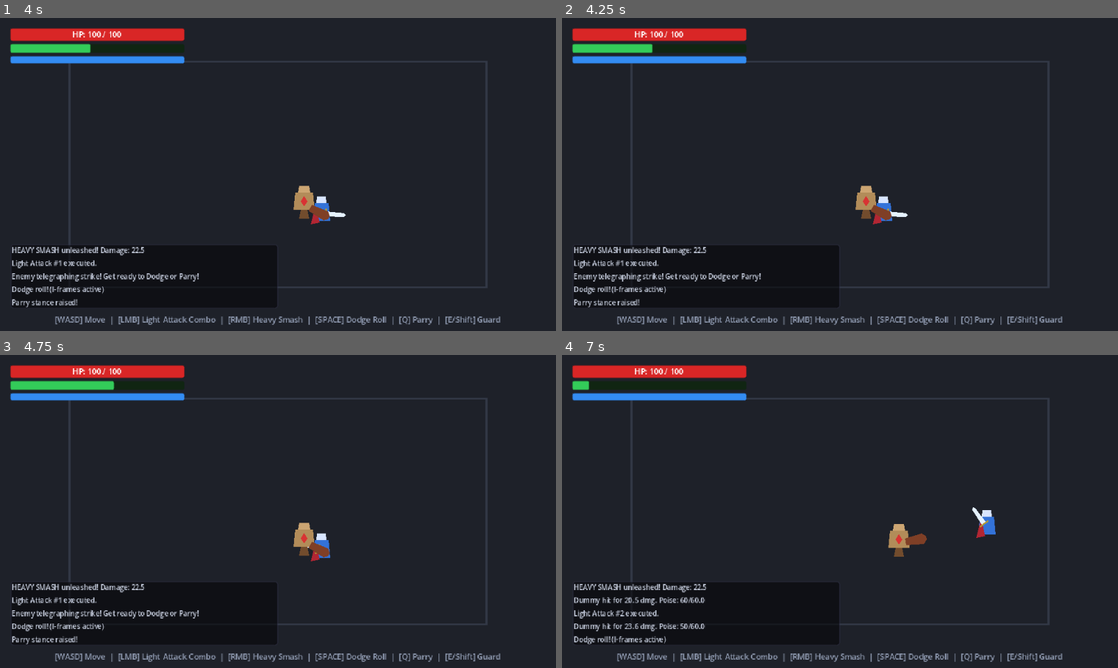
Above: before the commit, frames 1-4 (two rows, left to right).
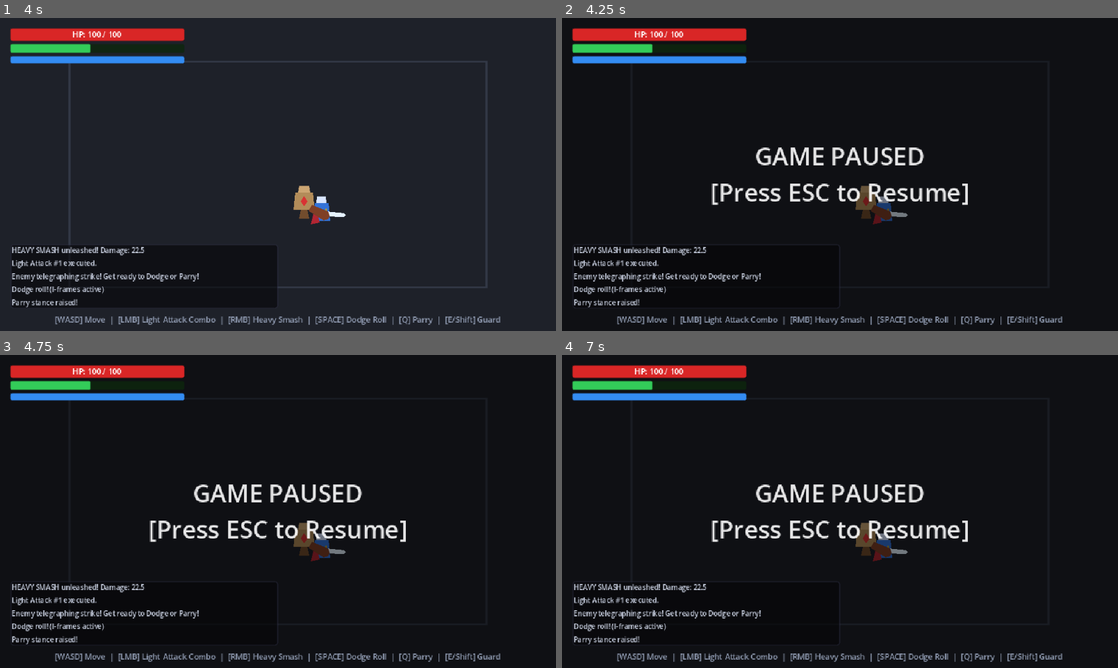
Above: after the commit, the same moments.

Repository: KevinAnandaP/arpigih
Game: Godot game, scene res://src/scenes/test_combat.tscn
Two runs of this game, one before a commit and one after it. Both use one fixed random seed, a clock stepped at 60 frames per second and the inputs below.
Inputs (mouse positions are in pixels of both pictures, inside the frame that each line leads up to):
- Up to frame 1 (4 s): move the mouse to (400, 158) at 0.52 s; hold Right (move_right) 0.53-1.28 s; right-click (400, 158) at 0.6 s; move the mouse to (166, 190) at 1.27 s; hold Down (move_down) 1.28-2.03 s; click (166, 190) at 1.35 s; move the mouse to (333, 105) at 2.02 s; hold Right (move_right) 2.03-2.78 s; tap Space (dodge) at 2.1 s; move the mouse to (250, 237) at 2.77 s; hold Up (move_up) 2.78-3.53 s; tap E (guard) at 2.85 s; move the mouse to (444, 221) at 3.52 s; hold Left (move_left) from 3.53 s (still down); tap Q (parry) at 3.6 s
- Up to frame 2 (4.25 s): keep holding Left (move_left); tap Escape (pause) at 4.15 s
- Up to frame 3 (4.75 s): keep holding Left (move_left); move the mouse to (111, 464) at 4.27 s; tap Shift at 4.35 s
- Up to frame 4 (7 s): move the mouse to (867, 511) at 5.02 s; release Left (move_left) at 5.03 s; hold Down (move_down) 5.03-5.78 s; right-click (867, 511) at 5.1 s; move the mouse to (756, 433) at 5.77 s; hold Right (move_right) 5.78-6.53 s; click (756, 433) at 5.85 s; move the mouse to (962, 495) at 6.52 s; hold Up (move_up) from 6.53 s (still down); tap Space (dodge) at 6.6 s

Frame 1 is identical in both runs. In frame 2, 3.7% of the frame differs, in the area x 12-88%, y 13-87%; in frame 3, 3.8%; in frame 4, 5.8%, in the area x 2-88%, y 8-93%.
Error before the commit: Invalid call. Nonexistent function 'is_action_just_pressed' in base 'InputEventMouseMotion'. (res://src/scenes/test_combat.gd:32)

Commit message:
fix: replace invalid event.is_action_just_pressed with event.is_action_pressed in pause handler

Diff:
--- a/src/scenes/test_combat.gd
+++ b/src/scenes/test_combat.gd
@@ -29,7 +29,7 @@
 	EventBus.player_damaged.emit(cur, mx, 0.0)
 
 func _input(event: InputEvent) -> void:
-	if event.is_action_just_pressed("pause"):
+	if event.is_action_pressed("pause") and not event.is_echo():
 		GameState.toggle_pause()
 
 func _on_game_paused(paused: bool) -> void:
